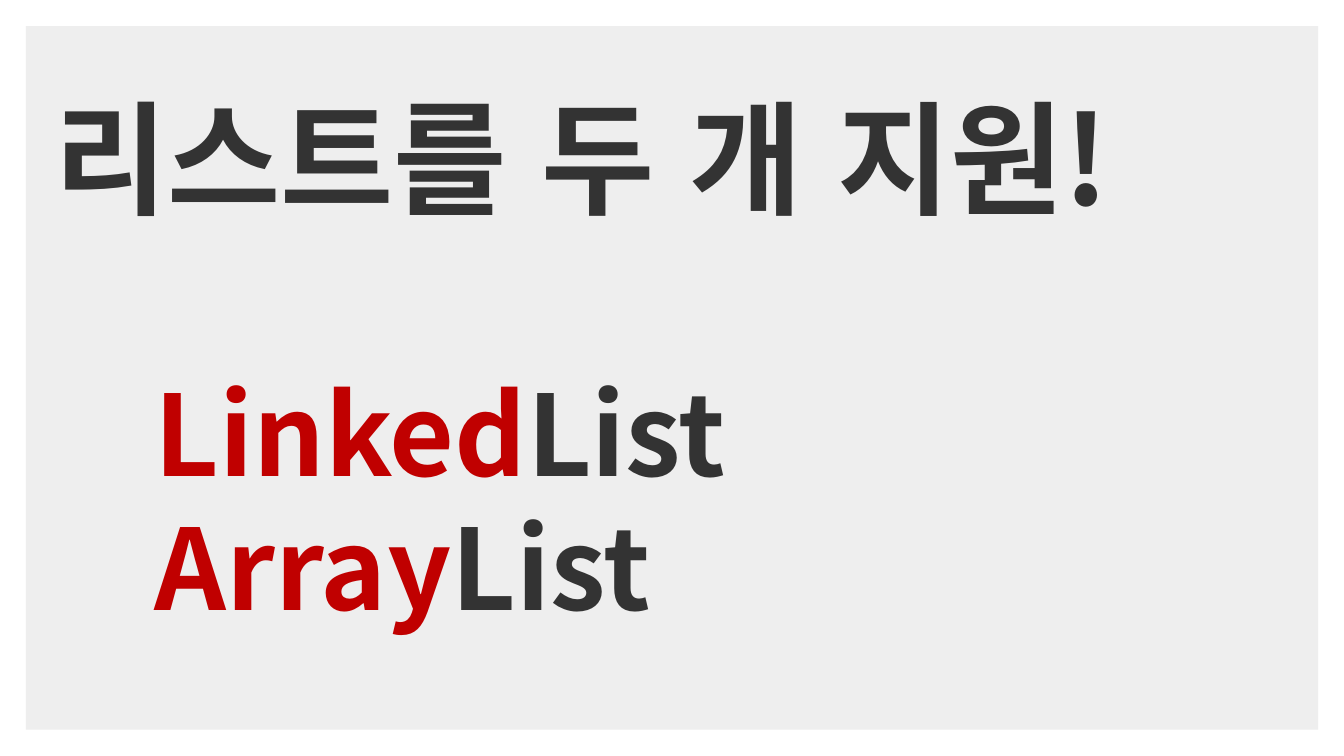
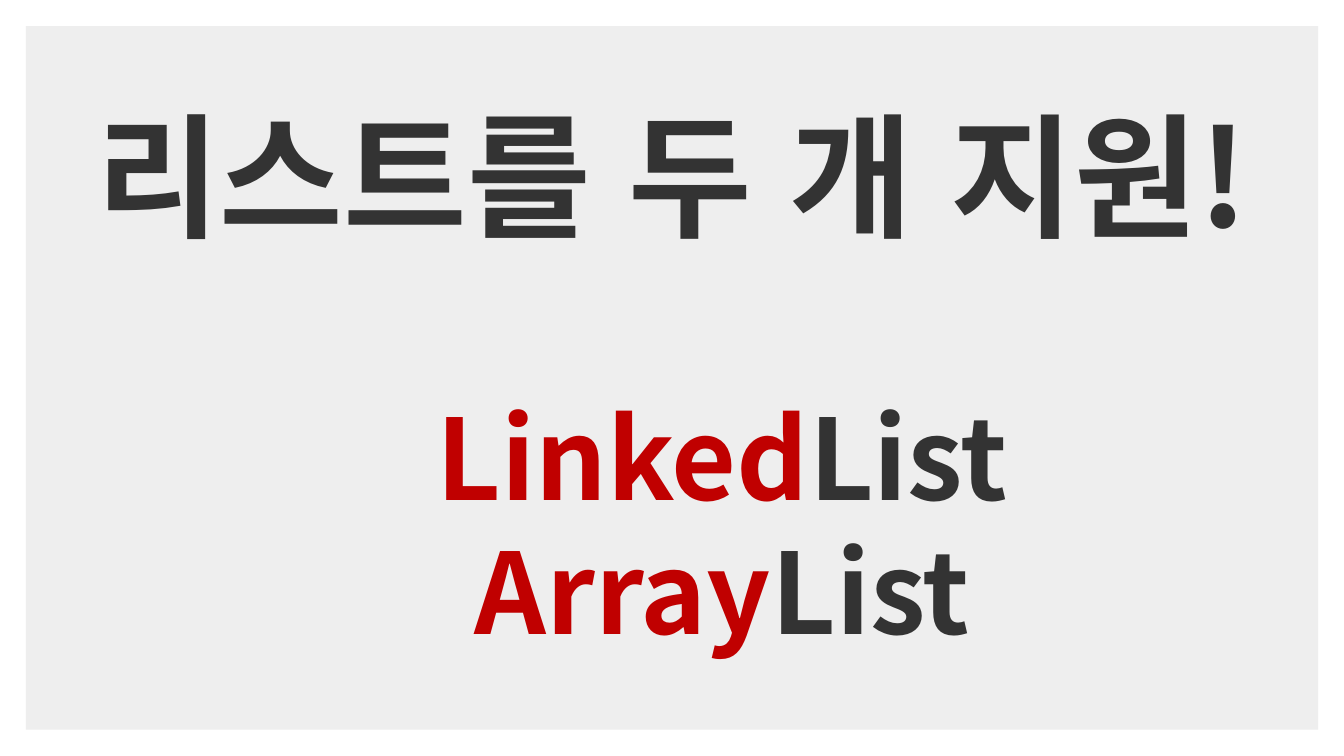
Before and after one commit to happydeveloper/data_structure, a slide deck: slide 28 of presentation/list.pptx. Drawn at 1344x756 pixels with LibreOffice and Linux fonts; fonts in the diff are those of the drawing. Boxes give left, top, right and bottom in pixels: in the first picture for what was removed or moved away, otherwise in the second. Text is boxed around its words. In the diff, an @@ line names an element or a change of style, - is before the commit and + after.

Commit message:
Array 추가

```diff
--- a/presentation/list.pptx
+++ b/presentation/list.pptx
@@ text "리스트를 두 개 지원!": place and size @@
-text "리스트를 두 개 지원!" at [54, 101, 1109, 635]
+text "리스트를 두 개 지원!" at [96, 114, 1248, 659]
@@ text "리스트를 두 개 지원!" at [96, 114, 1248, 659]: size 88 to 96 pt in "리스트를 두 개 지원!"; alignment left to centre @@
```
Also in this commit, not shown: 19 other slides changed, 21 other files.
